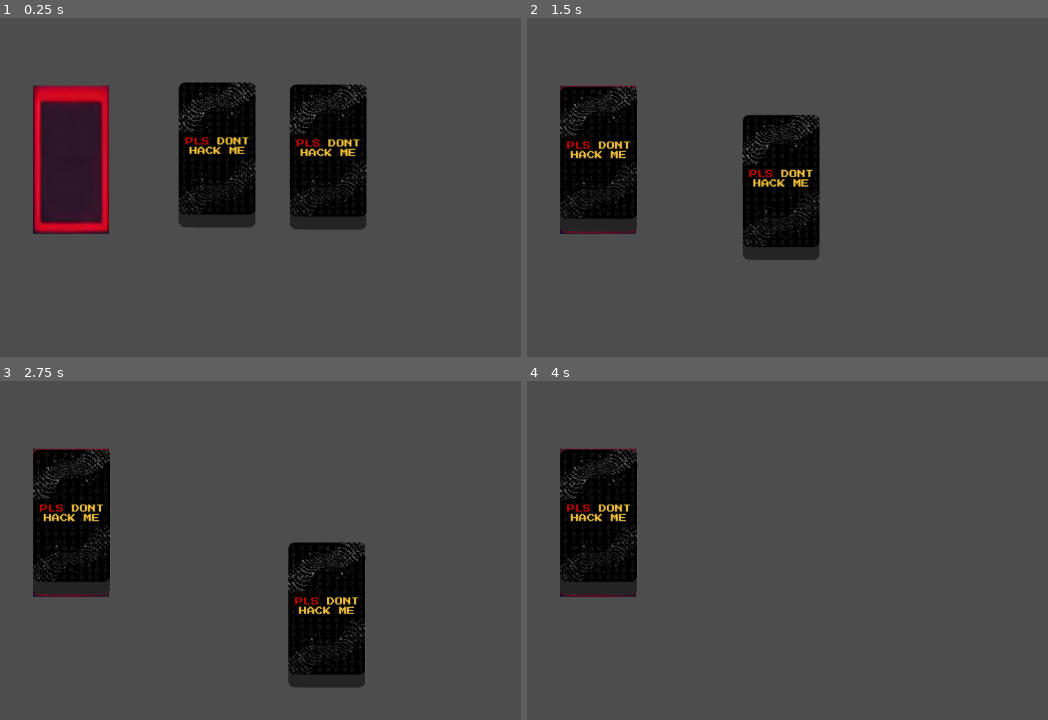
Above: before the commit, frames 1-4 (two rows, left to right).
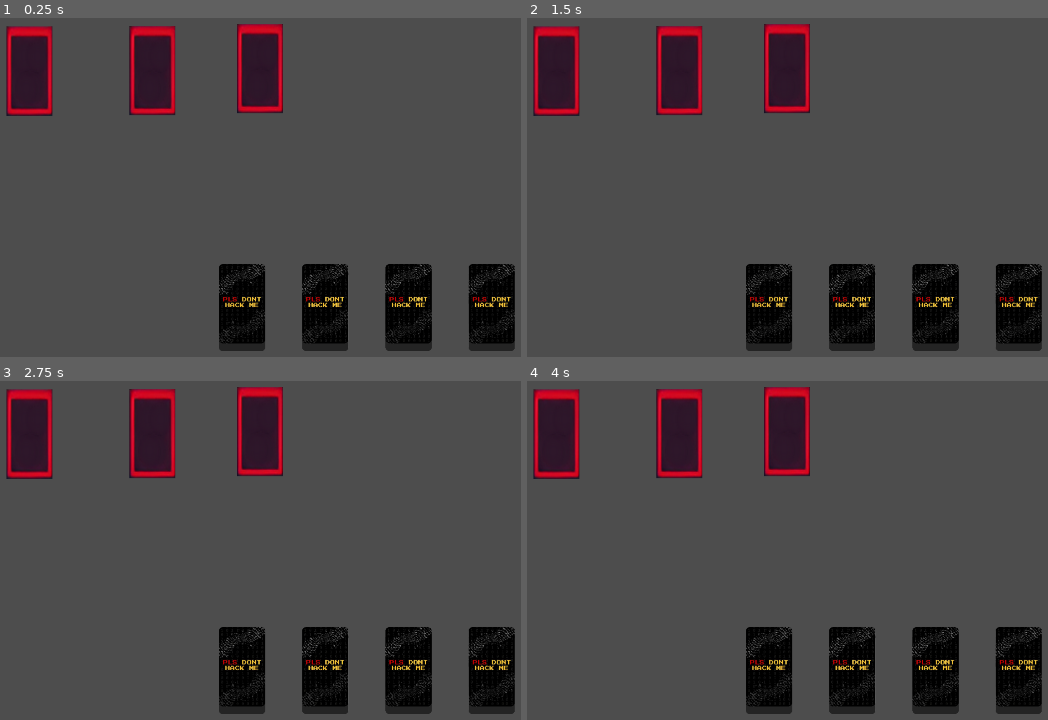
Above: after the commit, the same moments.

Repository: tawaninm/PlsDontHackMe
Game: Godot game, scene res://Scene/main.tscn
Same seed, same stepped clock (60 frames per second), same inputs: the game is played once before the commit and once after it.
Inputs (mouse positions are in pixels of both pictures, inside the frame that each line leads up to):
- Up to frame 1 (0.25 s): no input
- Up to frame 2 (1.5 s): tap Enter at 0.5 s; drag from (855, 156) to (599, 160) at 0.52 s; tap Space at 1.25 s; drag from (745, 156) to (855, 251) at 1.27 s
- Up to frame 3 (2.75 s): move the mouse to (448, 425) at 2.02 s; click (448, 425) at 2.17 s
- Up to frame 4 (4 s): tap Enter at 2.75 s; drag from (855, 614) to (599, 523) at 2.77 s; move the mouse to (outside the picture) at 3.52 s; click (outside the picture) at 3.67 s

The runs differ from the first frame. In frame 1, 34% of the frame differs, in the area x 1-99%, y 1-99%; in frame 2, 28%; in frame 3, 26%; in frame 4, 22%.

Commit message:
HandCard move position
have card in hand can reset card in hand

Diff:
--- a/Scene/main.tscn
+++ b/Scene/main.tscn
@@ -1,7 +1,7 @@
 [gd_scene load_steps=4 format=3 uid="uid://bbjh5jh5bs1t5"]
 
 [ext_resource type="Script" path="res://Script/card_manager.gd" id="1_56fl5"]
-[ext_resource type="PackedScene" uid="uid://u44cll7bp3s0" path="res://Scene/card.tscn" id="1_oluc1"]
+[ext_resource type="Script" path="res://Script/playerhand.gd" id="3_iqutw"]
 [ext_resource type="PackedScene" uid="uid://d3thw7ewxb7wj" path="res://Scene/cardslot.tscn" id="3_xtasv"]
 
 [node name="Main" type="Node2D"]
@@ -9,12 +9,17 @@
 [node name="CardManager" type="Node2D" parent="."]
 script = ExtResource("1_56fl5")
 
-[node name="Card" parent="CardManager" instance=ExtResource("1_oluc1")]
-position = Vector2(520, 317)
-
-[node name="Card2" parent="CardManager" instance=ExtResource("1_oluc1")]
-position = Vector2(360, 314)
-
 [node name="Cardslot" parent="." instance=ExtResource("3_xtasv")]
 position = Vector2(150, 320)
 scale = Vector2(1, 1.52)
+
+[node name="Cardslot2" parent="." instance=ExtResource("3_xtasv")]
+position = Vector2(446, 319)
+scale = Vector2(1, 1.52)
+
+[node name="Cardslot3" parent="." instance=ExtResource("3_xtasv")]
+position = Vector2(704, 314)
+scale = Vector2(1, 1.52)
+
+[node name="Playerhand" type="Node2D" parent="."]
+script = ExtResource("3_iqutw")
--- a/Script/card.gd
+++ b/Script/card.gd
@@ -2,6 +2,8 @@
 
 signal hovered
 signal hovered_off
+
+var staring_position
 
 # Called when the node enters the scene tree for the first time.
 func _ready() -> void:
--- a/Script/card_manager.gd
+++ b/Script/card_manager.gd
@@ -6,10 +6,12 @@
 var card_being_dragged
 var screen_size
 var is_hovering_on_card
+var player_hand_reference
 
 # Called when the node enters the scene tree for the first time.
 func _ready() -> void:
 	screen_size = get_viewport_rect().size
+	player_hand_reference = $"../Playerhand"
 
 # Called every frame. 'delta' is the elapsed time since the previous frame.
 func _process(delta: float) -> void:
@@ -37,11 +39,13 @@
 	card_being_dragged.scale = Vector2(0.21,0.21)
 	var card_slot_found = raycast_check_for_card_slot()
 	if card_slot_found and not card_slot_found.card_in_slot:
-		print("card slot found")
+		player_hand_reference.remove_card_from_hand(card_being_dragged)
 		#card dropped in empty card slot
 		card_being_dragged.position = card_slot_found.position
 		card_being_dragged.get_node("Area2D/CollisionShape2D").disabled = true
 		card_slot_found.card_in_slot = true
+	else :
+		player_hand_reference.add_card_to_hand(card_being_dragged)
 	card_being_dragged = null
 
 func connect_card_signals(card):
--- /dev/null
+++ b/Script/playerhand.gd
@@ -0,0 +1,49 @@
+extends Node2D
+
+const Hand_count = 4
+const CARD_SCENE_PATH = "res://Scene/card.tscn"
+const CARD_WIDTH = 200
+const HAND_Y_POSITION = 890
+
+var player_hand = []
+var center_screen_x
+
+# Called when the node enters the scene tree for the first time.
+func _ready() -> void:
+	center_screen_x = get_viewport().size.x / 2
+
+	var card_scene = preload(CARD_SCENE_PATH)
+	for i in range(Hand_count) :
+		var new_card = card_scene.instantiate()
+		$"../CardManager".add_child(new_card)
+		new_card.name = "card"
+		add_card_to_hand(new_card)
+
+func add_card_to_hand(card):
+	if card not in player_hand:
+		player_hand.insert(0,card)
+		update_hand_positions()
+	else:
+		animate_card_to_position(card,card.staring_position)
+
+func update_hand_positions():
+	for i in range(player_hand.size()):
+		#get new card position based on index
+		var new_position = Vector2(calculate_card_position(i), HAND_Y_POSITION)
+		var card = player_hand[i]
+		card.staring_position = new_position
+		animate_card_to_position(card, new_position)
+
+func calculate_card_position(index):
+	var total_width = (player_hand.size() - 1) * CARD_WIDTH
+	var x_offset = center_screen_x + index * CARD_WIDTH - total_width / 2
+	return x_offset
+
+func animate_card_to_position(card, new_position):
+	var tween = get_tree().create_tween()
+	tween.tween_property(card, "position", new_position, 0.1)
+
+func remove_card_from_hand(card):
+	if card in player_hand:
+		player_hand.erase(card)
+		update_hand_positions()
--- a/project.godot
+++ b/project.godot
@@ -17,6 +17,8 @@
 
 [display]
 
+window/size/viewport_width=1920
+window/size/viewport_height=1080
 window/vsync/vsync_mode=0
 
 [rendering]
